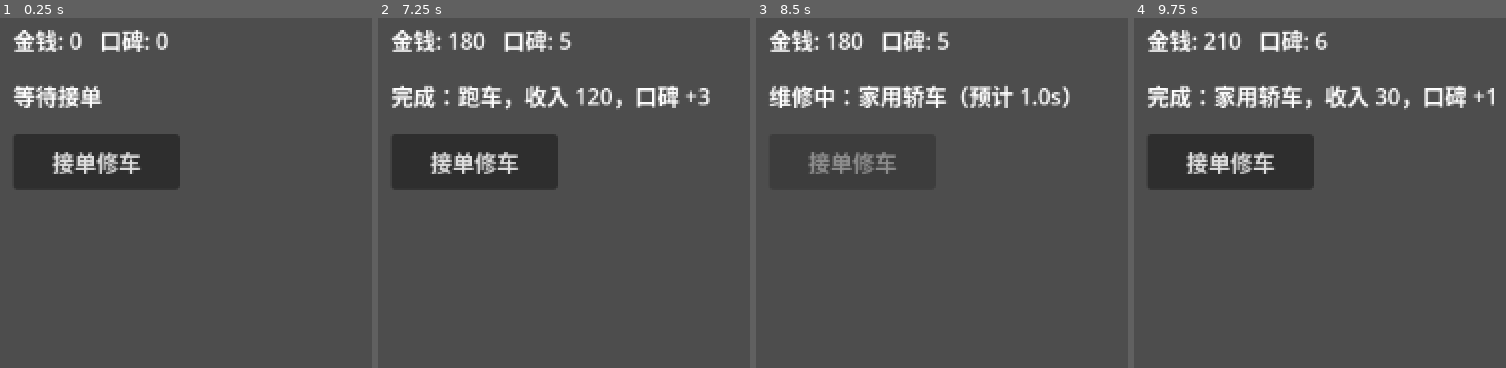
Above: before the commit, frames 1-4 (left to right).
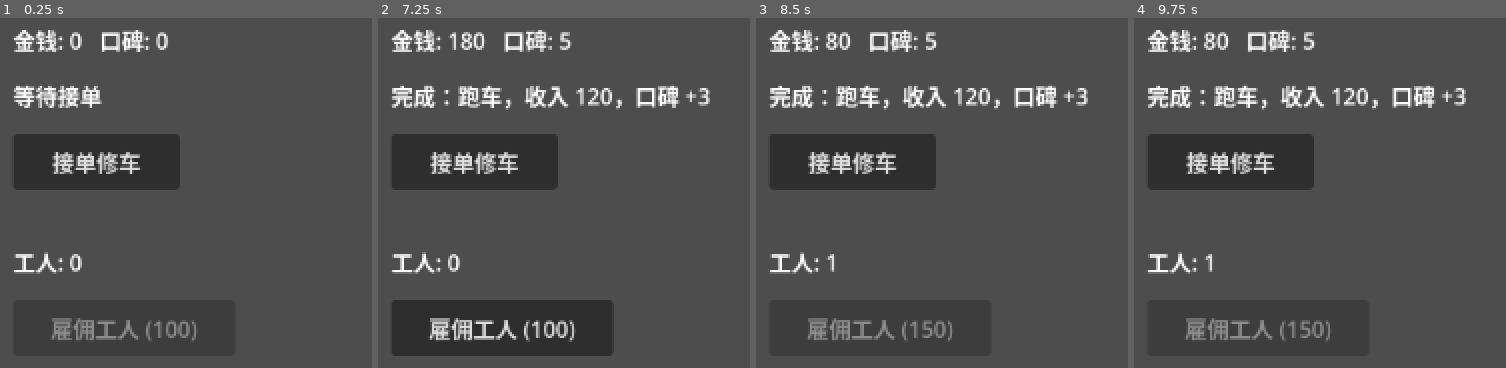
Above: after the commit, the same moments.

Repository: XinLiucc/cocos-game-project
Game: Godot game, scene res://scenes/Main.tscn
The game is run twice, just before and just after one commit, with the same random seed, the same clock (stepped at 60 frames per second) and the same inputs.
Inputs (mouse positions are in pixels of both pictures, inside the frame that each line leads up to):
- Up to frame 1 (0.25 s): no input
- Up to frame 2 (7.25 s): click "接单修车" at 0.5 s; tap Enter at 1.25, 2.75, 4.25 s; move the mouse to (outside the picture) at 1.27 s; hold D 1.28-2 s; tap B at 1.35 s; click (outside the picture) at 1.42 s; tap Space at 1.52, 2, 3.5, 4.52, 5 s; drag from (outside the picture) to (outside the picture) at 2.02 s; move the mouse to (outside the picture) at 2.77 s; hold D 2.78-3.5 s; tap E at 2.85 s; drag from (outside the picture) to (627, 256) at 3.52 s; move the mouse to (outside the picture) at 4.27 s; hold A 4.28-5 s; tap G at 4.35 s; drag from (627, 256) to (outside the picture) at 5.02 s; move the mouse to (outside the picture) at 5.77 s; hold S 5.78-6.5 s; tap I at 5.85 s; click (outside the picture) at 5.92 s; drag from (outside the picture) to (outside the picture) at 6.52 s
- Up to frame 3 (8.5 s): click (878, 329) at 7.25 s, where only the run after the commit has a clickable "雇佣工人 (100)"; move the mouse to (outside the picture) at 8.02 s; hold W from 8.03 s (still down); tap K at 8.1 s; tap Space at 8.27 s
- Up to frame 4 (9.75 s): release W at 8.75 s; drag from (outside the picture) to (outside the picture) at 8.77 s; move the mouse to (outside the picture) at 9.52 s; hold S from 9.53 s (still down); tap M at 9.6 s

The runs differ from the first frame. In frame 1, 1.3% of the frame differs, in the area x 3-53%, y 66-92%; in frame 2, 9.5%, in the area x 3-63%, y 66-97%; in frame 3, 6.5%; in frame 4, 5.2%.

Commit message:
Wire up hire button and apply worker speed bonus to repairs
Adds WorkerLabel/HireButton to the scene and connects them so
repair time now factors in GameState's worker speed multiplier.

Diff:
--- a/car_repair_shop/scenes/Main.tscn
+++ b/car_repair_shop/scenes/Main.tscn
@@ -1,6 +1,6 @@
-[gd_scene format=3 uid="uid://le6w5c3bcssy"]
+[gd_scene format=3]
 
-[ext_resource type="Script" uid="uid://0r2mvlsqy5qp" path="res://scripts/Main.gd" id="1_elqb8"]
+[ext_resource type="Script" path="res://scripts/Main.gd" id="1_elqb8"]
 
 [node name="root" type="Node2D" unique_id=461627710]
 script = ExtResource("1_elqb8")
@@ -28,3 +28,17 @@
 
 [node name="RepairTimer" type="Timer" parent="." unique_id=984195295]
 wait_time = 0.016
+
+[node name="WorkerLabel" type="Label" parent="." unique_id=622888616]
+offset_left = 60.0
+offset_top = 220.0
+offset_right = 60.0
+offset_bottom = 220.0
+text = "工人: 0"
+
+[node name="HireButton" type="Button" parent="." unique_id=1833872224]
+offset_left = 60.0
+offset_top = 260.0
+offset_right = 220.0
+offset_bottom = 300.0
+text = "雇佣工人 (100)"
--- a/car_repair_shop/scripts/Main.gd
+++ b/car_repair_shop/scripts/Main.gd
@@ -10,6 +10,8 @@
 @onready var order_label: Label = $OrderLabel
 @onready var repair_button: Button = $RepairButton
 @onready var repair_timer: Timer = $RepairTimer
+@onready var worker_label: Label = $WorkerLabel
+@onready var hire_button: Button = $HireButton
 @onready var game_state: Node = get_node("/root/GameState")
 
 var repairing := false
@@ -20,8 +22,10 @@
 	repair_timer.one_shot = true
 	repair_timer.timeout.connect(_on_repair_complete)
 	repair_button.pressed.connect(_on_repair_button_pressed)
+	hire_button.pressed.connect(_on_hire_button_pressed)
 	game_state.money_changed.connect(_on_state_changed)
 	game_state.reputation_changed.connect(_on_state_changed)
+	game_state.worker_count_changed.connect(_on_worker_count_changed)
 	_update_labels()
 
 
@@ -31,9 +35,14 @@
 	repairing = true
 	current_order = ORDER_TYPES[randi() % ORDER_TYPES.size()]
 	repair_button.disabled = true
-	order_label.text = "维修中：%s（预计 %.1fs）" % [current_order.car_name, current_order.repair_time]
-	repair_timer.wait_time = current_order.repair_time
+	var actual_time: float = current_order.repair_time * game_state.repair_time_multiplier()
+	order_label.text = "维修中：%s（预计 %.1fs）" % [current_order.car_name, actual_time]
+	repair_timer.wait_time = actual_time
 	repair_timer.start()
+
+
+func _on_hire_button_pressed() -> void:
+	game_state.hire_worker()
 
 
 func _on_repair_complete() -> void:
@@ -48,5 +57,12 @@
 	_update_labels()
 
 
+func _on_worker_count_changed(_new_count: int) -> void:
+	_update_labels()
+
+
 func _update_labels() -> void:
 	money_label.text = "金钱: %d   口碑: %d" % [game_state.money, game_state.reputation]
+	worker_label.text = "工人: %d" % game_state.worker_count
+	hire_button.text = "雇佣工人 (%d)" % game_state.next_hire_cost()
+	hire_button.disabled = game_state.money < game_state.next_hire_cost()
